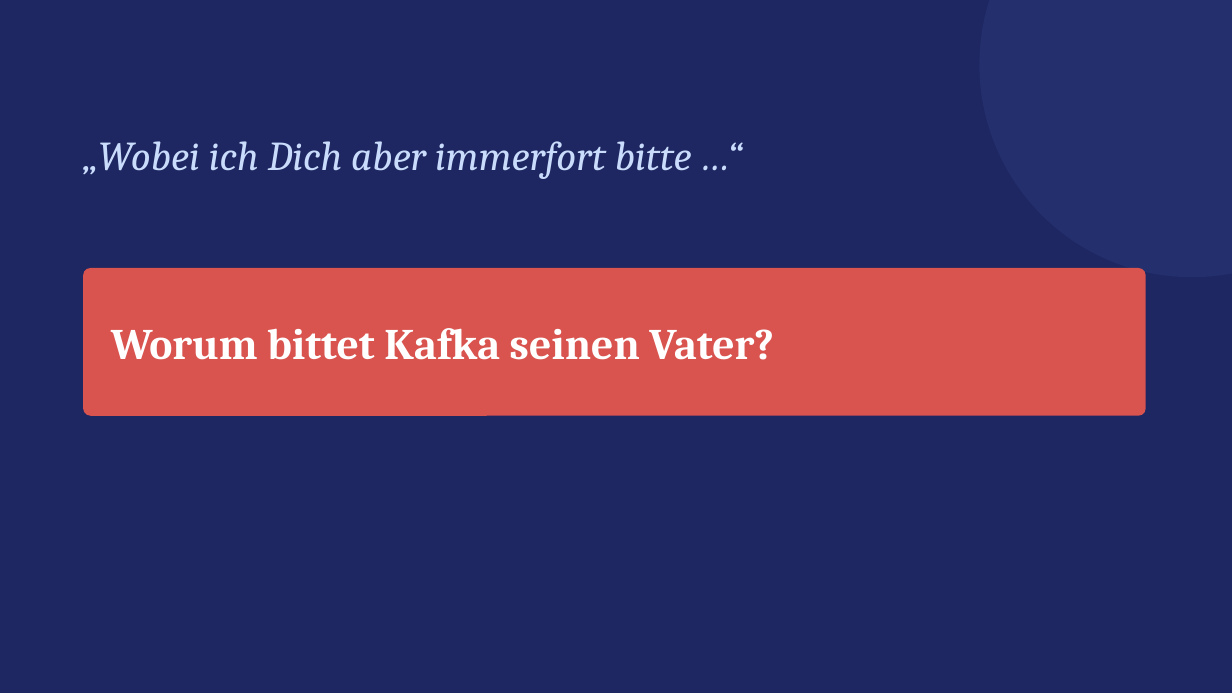
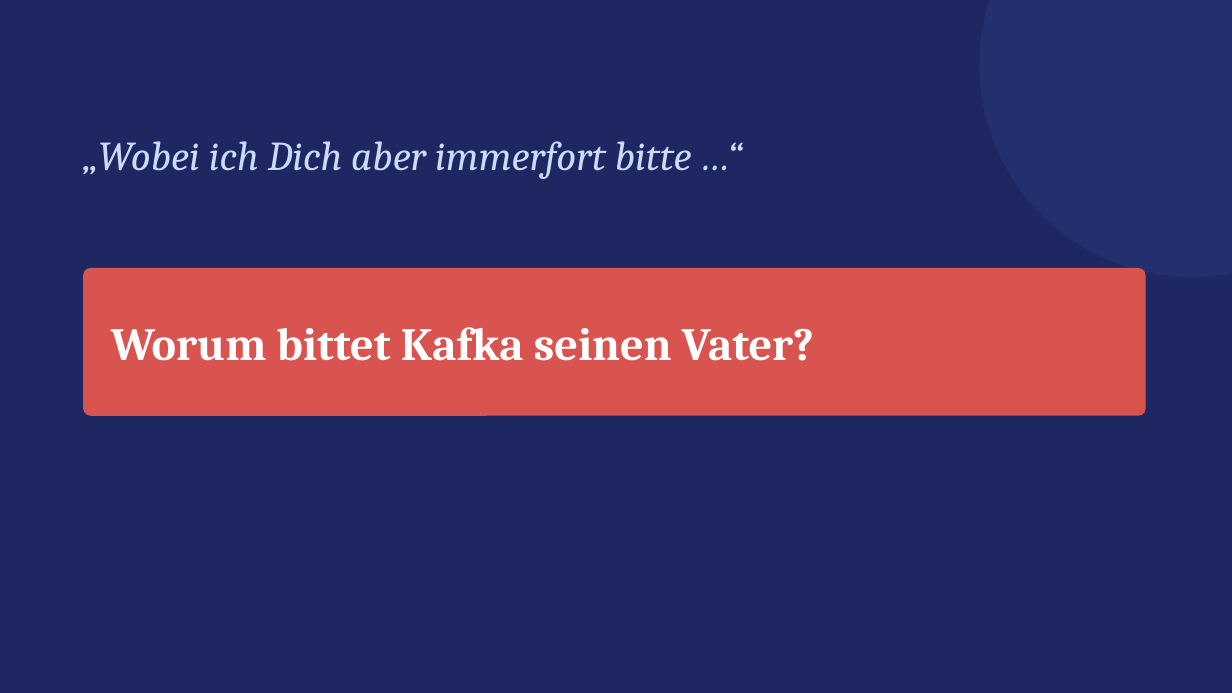
Before and after one commit to golzkonstantin-gif/Schule, a slide deck: slide 10 of Deutsch_11/Kafka_Appell/Praesentation_Kafkas_Appell.pptx (slide 2 before the commit). Drawn at 1232x693 pixels with LibreOffice and Linux fonts; fonts in the diff are those of the drawing. Boxes give left, top, right and bottom in pixels: in the first picture for what was removed or moved away, otherwise in the second. Text is boxed around its words. In the diff, an @@ line names an element or a change of style, - is before the commit and + after.

```diff
--- a/Deutsch_11/Kafka_Appell/Praesentation_Kafkas_Appell.pptx
+++ b/Deutsch_11/Kafka_Appell/Praesentation_Kafkas_Appell.pptx
@@ text "Worum bittet Kafka seinen Vater?" at [111,327,814,361]: size 34 to 36 pt @@
```
Also in this commit, not shown: 6 other slides changed, 10 slides added, 2 slides removed, 16 other files.
